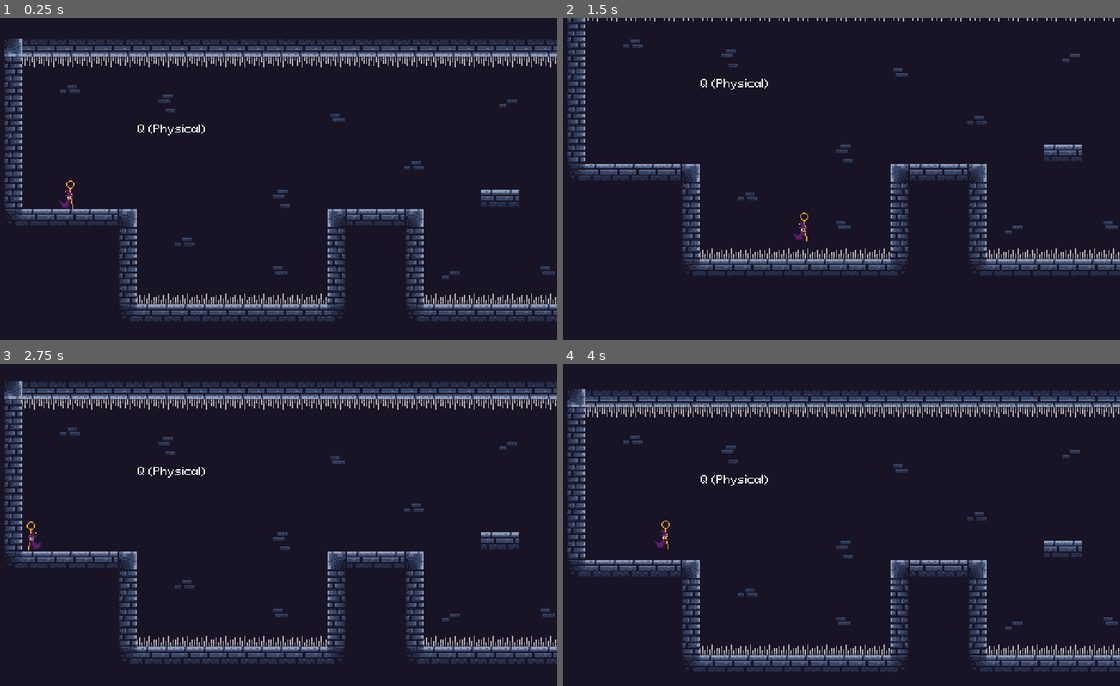
Above: before the commit, frames 1-4 (two rows, left to right).
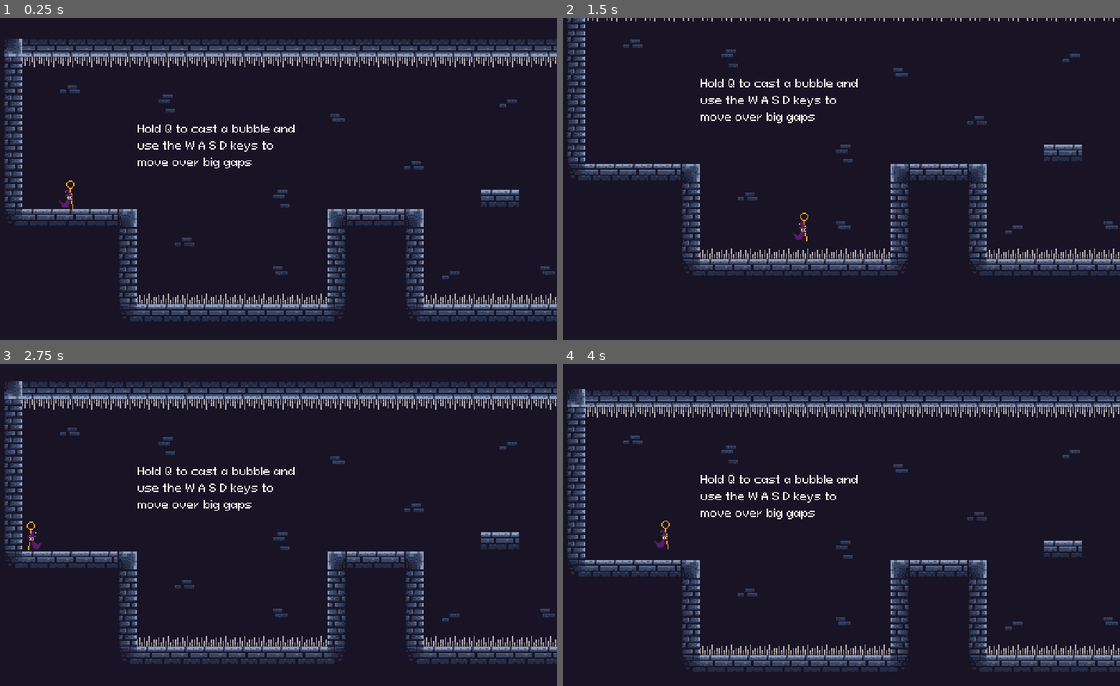
Above: after the commit, the same moments.

Repository: Orama-Interactive/Bubble-Wizard
Game: Godot game, scene res://src/Levels/level_2.tscn
Two runs of this game, one before a commit and one after it. Both use one fixed random seed, a clock stepped at 60 frames per second and the inputs below. This scene is started directly instead of the project's main scene.
Inputs (mouse positions are in pixels of both pictures, inside the frame that each line leads up to):
- Up to frame 1 (0.25 s): no input
- Up to frame 2 (1.5 s): tap Enter at 0.5 s; move the mouse to (958, 162) at 0.52 s; hold Space (jump) 0.53-1.28 s; hold D (right) from 0.53 s (still down); click (958, 162) at 0.67 s; move the mouse to (718, 195) at 1.27 s; tap Q (charge_bubble) at 1.35 s
- Up to frame 3 (2.75 s): tap Space (jump) at 1.52, 1.55, 1.82, 2.3 s; move the mouse to (328, 454) at 2.02 s; release D (right) at 2.03 s; hold A (left) from 2.03 s (still down); hold Ctrl (ctrl) from 2.03 s (still down)
- Up to frame 4 (4 s): move the mouse to (802, 589) at 2.77 s; release A (left) at 2.78 s; release Ctrl (ctrl) at 2.78 s; hold D (right) from 2.78 s (still down); click (802, 589) at 2.85 s; tap Space (jump) at 3.02, 3.05, 3.32 s; move the mouse to (1003, 573) at 3.52 s; hold Space (jump) from 3.53 s (still down)

The runs differ from the first frame. In frame 1, 0.6% of the frame differs, in the area x 24-53%, y 33-47%; in frame 2, 0.6%, in the area x 24-53%, y 18-33%; in frame 3, 0.6%; in frame 4, 0.6%.

Commit message:
Fix level tutorial labels

Diff:
--- a/src/Levels/level_1.gd
+++ b/src/Levels/level_1.gd
@@ -2,6 +2,7 @@
 
 @onready var arrow_keys_tutorial_label: Label = $ArrowKeysTutorialLabel
 @onready var jump_tutorial_label: Label = $JumpTutorialLabel
+@onready var jump_tutorial_label2: Label = $JumpTutorialLabel2
 
 
 func _ready() -> void:
@@ -12,3 +13,4 @@
 		tr(arrow_keys_tutorial_label.text) % [left_string, right_string]
 	)
 	jump_tutorial_label.text = tr(jump_tutorial_label.text) % [jump_string]
+	jump_tutorial_label2.text = tr(jump_tutorial_label2.text) % [jump_string]
--- a/src/Levels/level_2.gd
+++ b/src/Levels/level_2.gd
@@ -7,4 +7,10 @@
 	var charge_str := InputMap.action_get_events("charge_bubble")[0].as_text().replace(
 		" (Physical)", ""
 	)
-	bubble_form_tutorial_label.text = tr(bubble_form_tutorial_label.text) % charge_str
+	var left_string := InputMap.action_get_events("left")[0].as_text().replace(" (Physical)", "")
+	var right_string := InputMap.action_get_events("right")[0].as_text().replace(" (Physical)", "")
+	var up_string := InputMap.action_get_events("up")[0].as_text().replace(" (Physical)", "")
+	var down_string := InputMap.action_get_events("down")[0].as_text().replace(" (Physical)", "")
+	bubble_form_tutorial_label.text = tr(bubble_form_tutorial_label.text) % [
+		charge_str, up_string, left_string, down_string, right_string
+	]
